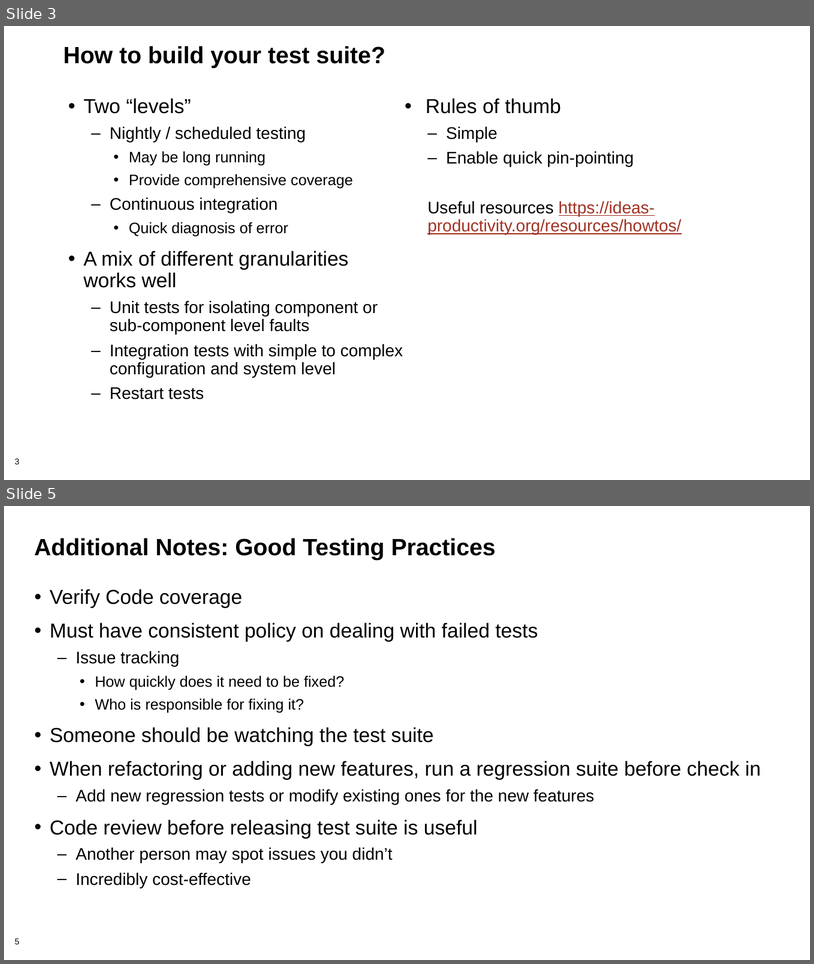
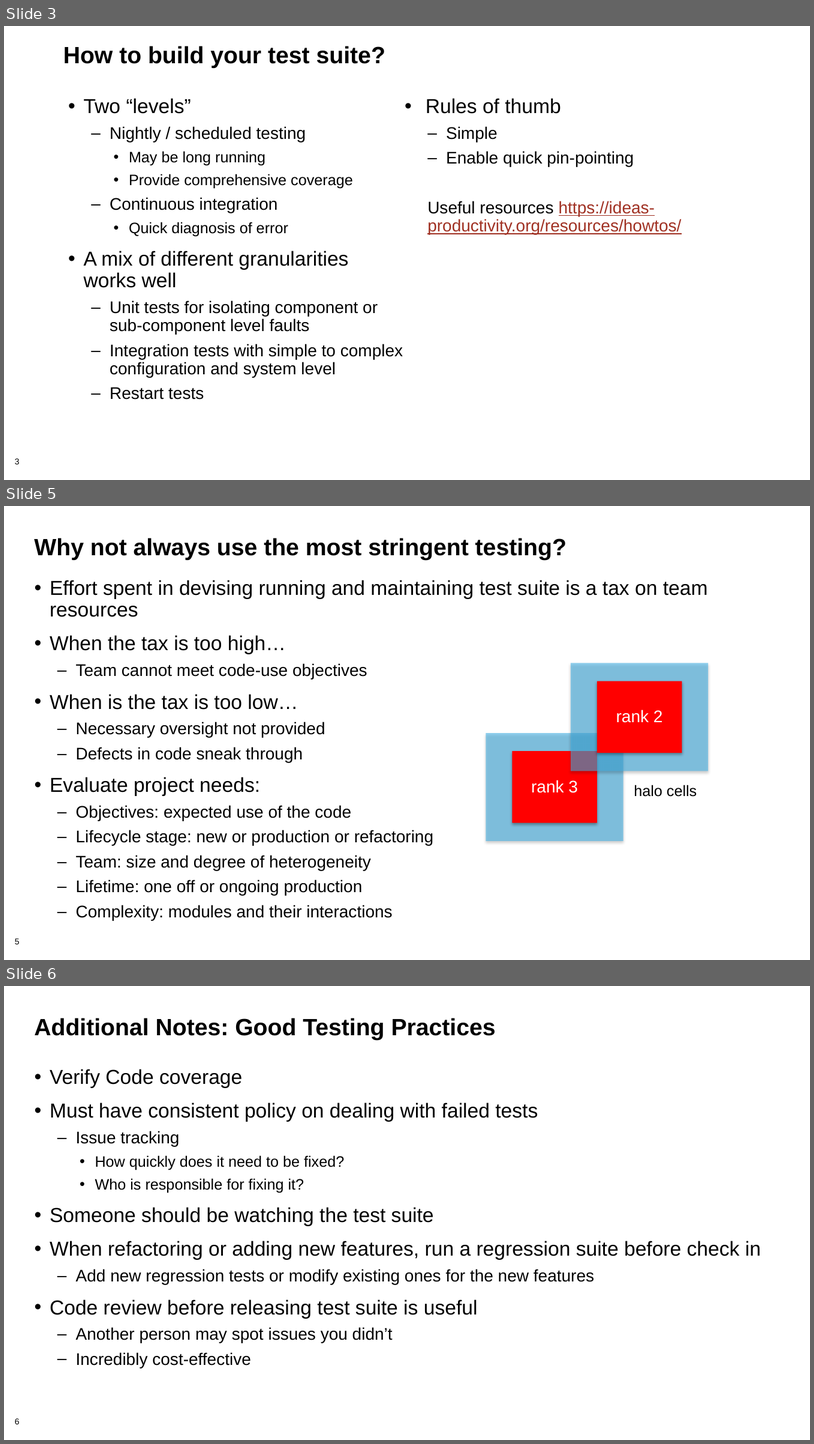
Before and after one commit to bssw-tutorial/presentations, a slide deck: testing-advanced.pptx. Shown one above the other, each under a label of ours: slides 3 and 5 before the commit, slides 3, 5 and 6 after it; the slides between them are not shown. The pictures are 814x964 and 814x1444 pixels, drawn with LibreOffice and Linux fonts; fonts in the diff are those of the drawing; background and template pictures are left out. Boxes give left, top, right and bottom in pixels: in the first picture for what was removed or moved away, otherwise in the second. Text is boxed around its words. In the diff, an @@ line names an element or a change of style, - is before the commit and + after.

Commit message:
advanced testing reworked for SC21

```diff
--- a/testing-advanced.pptx
+++ b/testing-advanced.pptx
@@ slide 5 added at bbox=[4, 506, 810, 960], background #FFFFFF; not listed: 1 template element that a slide beside it also shows @@
@@ title added at bbox=[34, 538, 567, 560], 28 pt, text #000000, bold @@
+Why not always use the most stringent testing?
@@ text added at bbox=[50, 580, 708, 920], 20 pt, text #000000 @@
+• Effort spent in devising running and maintaining test suite is a tax on team resources
+• When the tax is too high…
+  – Team cannot meet code-use objectives
+• When is the tax is too low…
+  – Necessary oversight not provided
+  – Defects in code sneak through
+• Evaluate project needs:
+  – Objectives: expected use of the code
+  – Lifecycle stage: new or production or refactoring
+  – Team: size and degree of heterogeneity
+  – Lifetime: one off or ongoing production
+  – Complexity: modules and their interactions
@@ rectangle added at bbox=[571, 663, 708, 771], fill #43B1E5 at 58% opacity @@
@@ rectangle added at bbox=[597, 681, 683, 752], fill #FF0000, 20 pt, text #FFFFFF @@
+rank 2
@@ rectangle added at bbox=[486, 733, 623, 841], fill #43B1E5 at 58% opacity @@
@@ rectangle added at bbox=[512, 751, 597, 822], fill #FF0000, 20 pt, text #FFFFFF @@
+rank 3
@@ text added at bbox=[634, 784, 697, 796], 18 pt, text #000000 @@
+halo cells
@@ what was slide 5 is now slide 6 @@
@@ page number at bbox=[15, 1418, 20, 1424]: text changed @@
-5
+6
```
Also in this commit, not shown: 5 slides changed, 1 other slide added.
